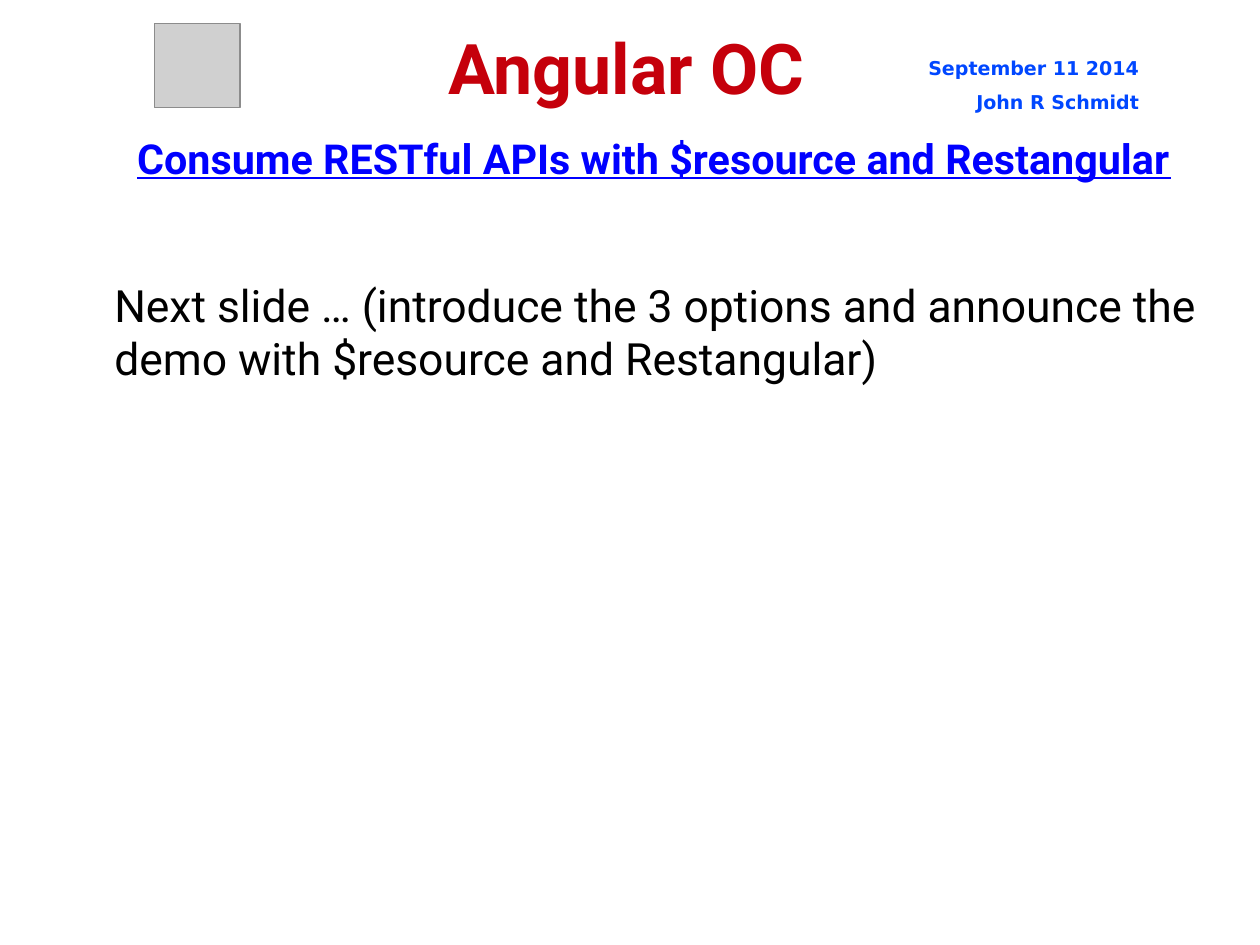
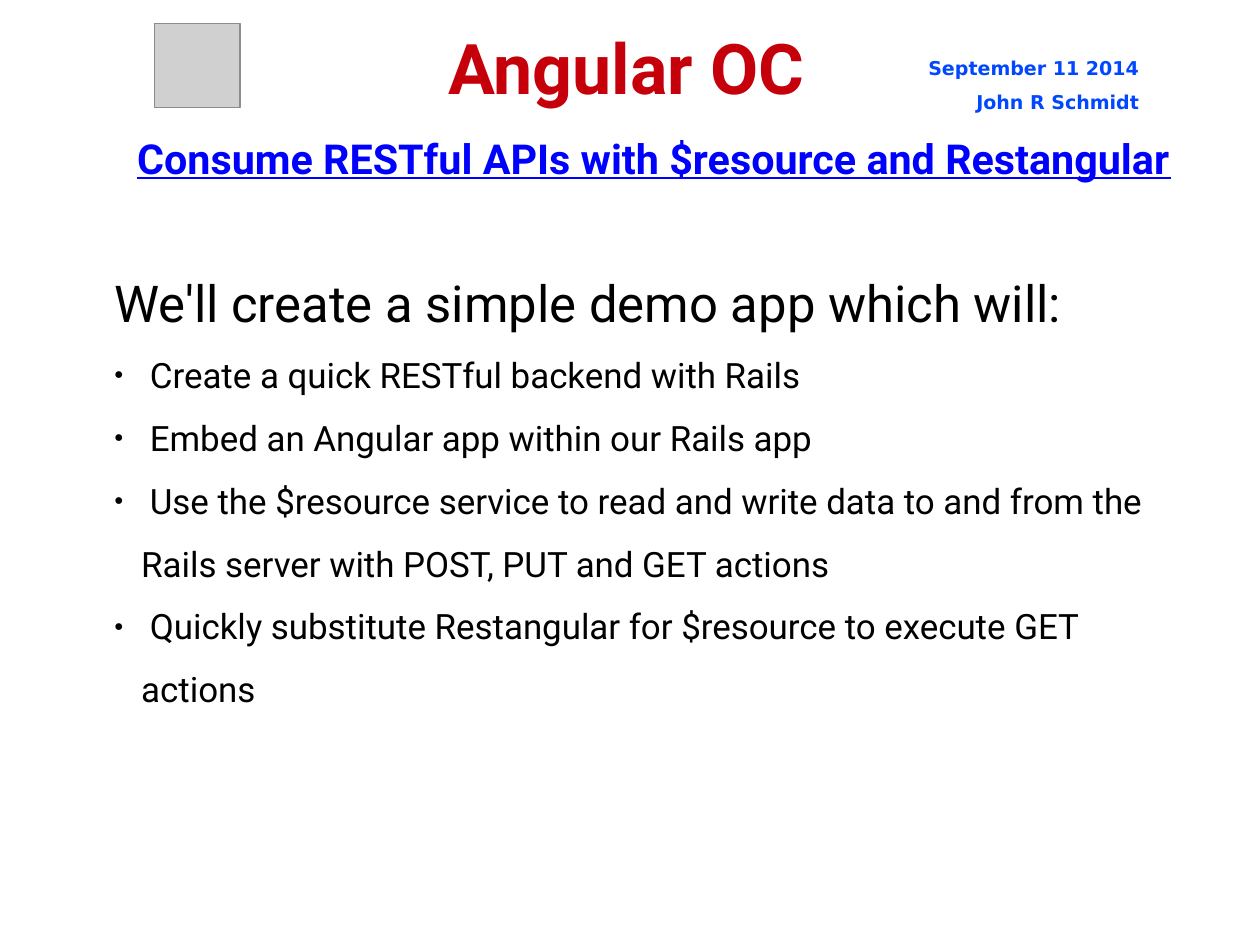
Before and after one commit to jrschmidt/fifa-angular-rest-demo, a slide deck: slide 11 of fifa.odp (slide 5 before the commit). Drawn at 1260x945 pixels with LibreOffice and Linux fonts; fonts in the diff are those of the drawing; grey boxes stand for pictures; background and template pictures are left out. Boxes give left, top, right and bottom in pixels: in the first picture for what was removed or moved away, otherwise in the second. Text is boxed around its words. In the diff, an @@ line names an element or a change of style, - is before the commit and + after.

```diff
--- a/fifa.odp
+++ b/fifa.odp
@@ subtitle removed at <box>114,286,1196,385</box> @@
-Next slide … (introduce the 3 options and announce the demo with $resource and Restangular)
@@ text added at <box>114,284,1142,703</box>, 22 pt, text #000000 @@
+We'll create a simple demo app which will:
+● Create a quick RESTful backend with Rails
+● Embed an Angular app within our Rails app
+● Use the $resource service to read and write data to and from the Rails server with POST, PUT and GET actions
+● Quickly substitute Restangular for $resource to execute GET actions
```
Also in this commit, not shown: 8 other slides changed, 2 slides added, 1 other file.
